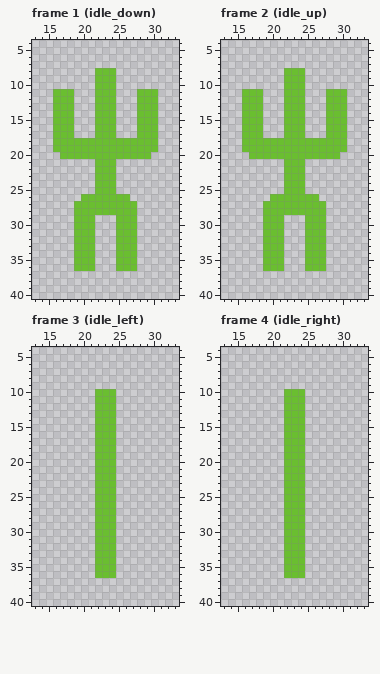
One commit to this pixel-art file: assets/saguaro/saguaro.aseprite. Above, as it was before the edit.
48x48 pixels, 28 frames. Shown: frame 1 (idle_down): x 13..33, y 4..40; frame 2 (idle_up): x 13..33, y 4..40; frame 3 (idle_left): x 13..33, y 4..40; frame 4 (idle_right): x 13..33, y 4..40. The commit also changed other frames, which this record leaves out.
Once edited:
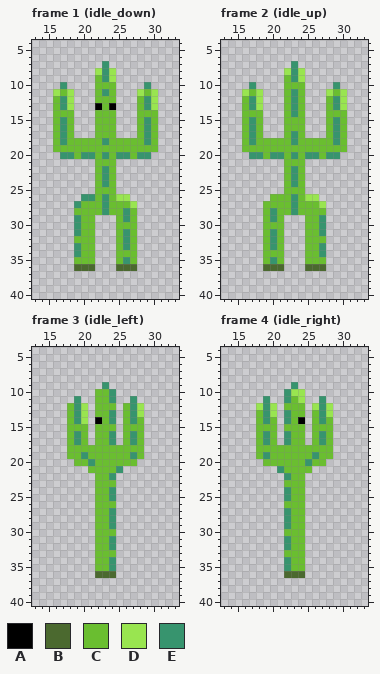
Palette (. is transparent): A #000000  B #4b692f  C #6abe30  D #99e550  E #37946e
From old to new:
layer "stripes" added
layer "highlight" added
layer "eyes" added
Changed rows in their new state; - is an unchanged pixel.
Frame 1 (idle_down), layers "highlight", "stripes", "Layer 1":
first column x 16:
 7 -------E-------
 8 ------DED------
 9 -------ED------
10 -E-----------E-
11 D-D----E----D-D
12 -ED----------ED
13 -ED---A-A----ED
15 -E-----------E-
16 -E-----------E-
17 -E-----------E-
18 -E-----E-----E-
20 -EE-EE-E-EE-EE-
22 -------E-------
23 -------E-------
24 -------E-------
26 ----EE-E-DD----
27 ---E---E---D---
28 -------E--E----
29 ---E------E----
30 ---E-----------
31 ---E------E----
32 ----------E----
33 ---E------E----
34 ---E-----------
35 ----------E----
36 ---BBB---BBB---
Frame 2 (idle_up), layers "highlight", "stripes":
first column x 16:
 7 -------E-------
 8 ------DED------
 9 -------ED------
10 -E-----------E-
11 D-D----E----D-D
12 -ED----E-----ED
13 -ED----E-----ED
14 -------E-------
15 -E-----------E-
16 -E-----------E-
17 -E-----E-----E-
18 -E-----E-----E-
20 -EE-EE-E-EE-EE-
22 -------E-------
23 -------E-------
24 -------E-------
26 -------E-DD----
27 -------E---D---
28 ----E--E-------
29 ----E------E---
30 -----------E---
31 ----E------E---
32 ----E----------
33 ----E------E---
34 -----------E---
35 ----E----------
36 ---BBB---BBB---
Frame 3 (idle_left):
first column x 18:
 9 -----E-----
10 ------E----
11 -E----E--E-
12 CED-----CED
13 CED---E-CED
14 CED-A-E-CEC
15 CCC-----CCC
16 CEC---E-CEC
17 CEC---E-CEC
18 CCCC---CCCC
19 CCEC---CCEC
20 -CCE---CCC-
21 ---C---E---
22 ------E----
24 ------E----
25 ------E----
27 ------E----
28 ------E----
29 ------E----
31 ------E----
32 ------E----
34 ------E----
35 ------E----
36 ----BBB----
Frame 4 (idle_right):
first column x 18:
 9 -----E-----
10 ----EDD----
11 -E--E-D--E-
12 DED-----DED
13 CED-E---CED
14 CEC-E-A-CEC
15 CCC-----CCC
16 CEC-E---CEC
17 CEC-E---CEC
18 CCCC---CCCC
19 CECC---CECC
20 -CCC---ECC-
21 ---E---C---
22 ----E------
24 ----E------
25 ----E------
27 ----E------
28 ----E------
29 ----E------
31 ----E------
32 ----E------
34 ----E------
35 ----E------
36 ----BBB----
Changed places in both pictures, as pixel boxes (x1, y1, x2, y2):
changed: (53, 61, 158, 271)
changed: (242, 61, 347, 271)
changed: (67, 382, 144, 578)
changed: (256, 382, 333, 578)
